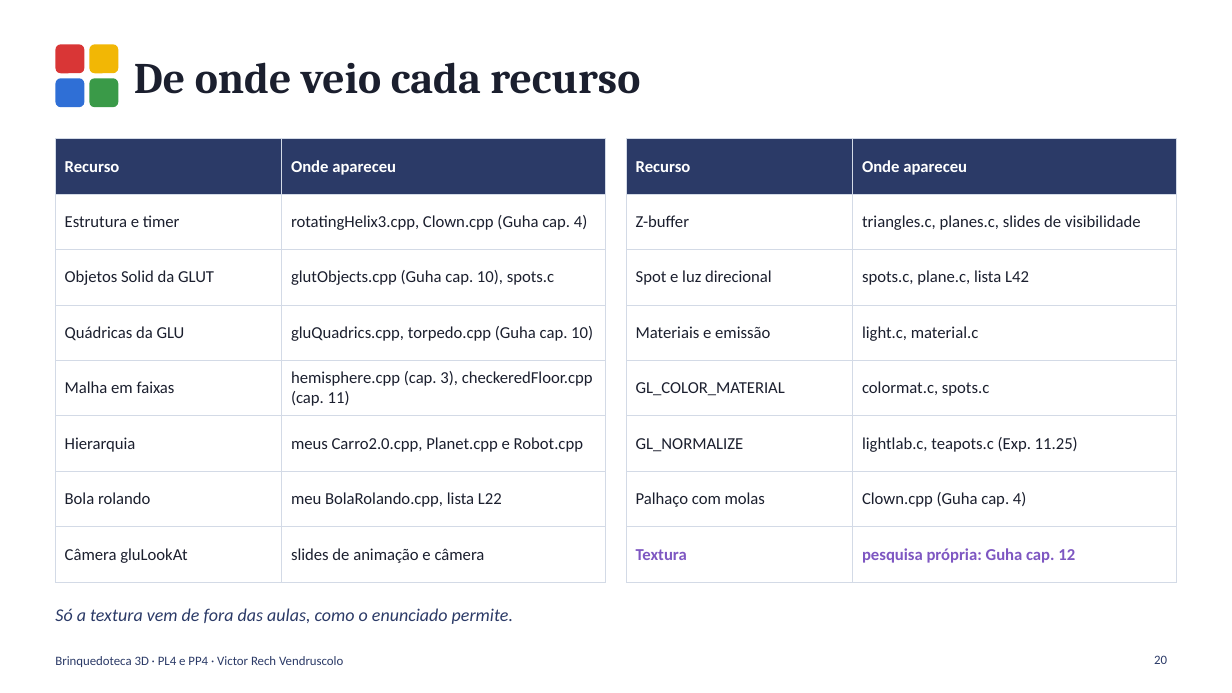
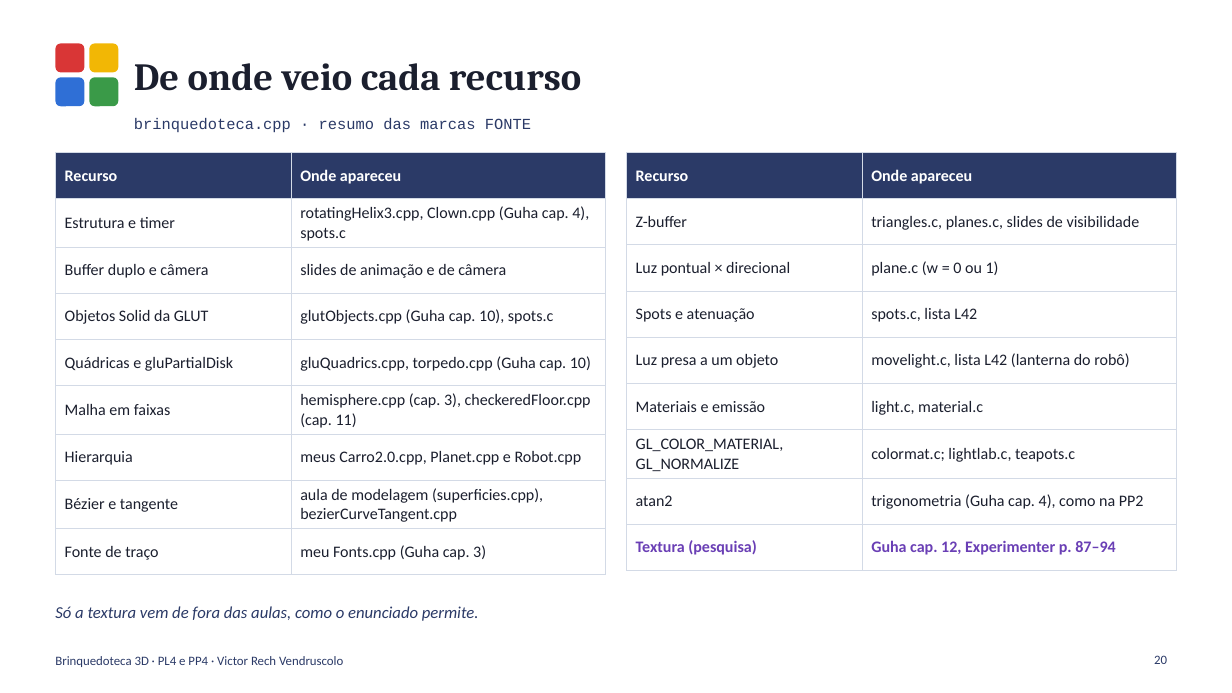
Before and after one commit to VictorVendruscolo/MyUniversity-sCodes, a slide deck: slide 20 of Computacao_Grafica/Trabalho2_CG/PL4_PP4_Victor_Rech_Vendruscolo.pptx. Drawn at 1232x693 pixels with LibreOffice and Linux fonts; fonts in the diff are those of the drawing. Boxes give left, top, right and bottom in pixels: in the first picture for what was removed or moved away, otherwise in the second. Text is boxed around its words. In the diff, an @@ line names an element or a change of style, - is before the commit and + after.

```diff
--- a/Computacao_Grafica/Trabalho2_CG/PL4_PP4_Victor_Rech_Vendruscolo.pptx
+++ b/Computacao_Grafica/Trabalho2_CG/PL4_PP4_Victor_Rech_Vendruscolo.pptx
@@ title "De onde veio cada recurso" at <box>134,63,581,91</box>: size 34 to 30 pt @@
@@ text added at <box>134,118,531,132</box>, 12 pt, text #2B3A67 @@
+brinquedoteca.cpp · resumo das marcas FONTE
@@ table at <box>55,152,605,564</box> @@
-row 2: Estrutura e timer | rotatingHelix3.cpp, Clown.cpp (Guha cap. 4)
+row 2: Estrutura e timer | rotatingHelix3.cpp, Clown.cpp (Guha cap. 4), spots.c
+row 3: Buffer duplo e câmera | slides de animação e de câmera
-row 5, column 1: Quádricas da GLU
+row 5, column 1: Quádricas e gluPartialDisk
-row 8, column 1: Bola rolando
+row 8, column 1: Bézier e tangente
-row 8, column 2: meu BolaRolando.cpp, lista L22
+row 8, column 2: aula de modelagem (superficies.cpp), bezierCurveTangent.cpp
-row 9, column 1: Câmera gluLookAt
+row 9, column 1: Fonte de traço
-row 9, column 2: slides de animação e câmera
+row 9, column 2: meu Fonts.cpp (Guha cap. 3)
@@ table: place and size @@
-table at <box>55,139,605,567</box>
+table at <box>55,152,605,564</box>
@@ table at <box>627,152,1177,559</box> @@
-row 3: Spot e luz direcional | spots.c, plane.c, lista L42
+row 3: Luz pontual × direcional | plane.c (w = 0 ou 1)
+row 4: Spots e atenuação | spots.c, lista L42
+row 5: Luz presa a um objeto | movelight.c, lista L42 (lanterna do robô)
-row 5: GL_COLOR_MATERIAL | colormat.c, spots.c
-row 6: GL_NORMALIZE | lightlab.c, teapots.c (Exp. 11.25)
-row 7: Palhaço com molas | Clown.cpp (Guha cap. 4)
-row 8: Textura | pesquisa própria: Guha cap. 12
+row 7: GL_COLOR_MATERIAL, GL_NORMALIZE | colormat.c; lightlab.c, teapots.c
+row 8: atan2 | trigonometria (Guha cap. 4), como na PP2
+row 9: Textura (pesquisa) | Guha cap. 12, Experimenter p. 87–94
@@ table: place and size @@
-table at <box>627,139,1177,567</box>
+table at <box>627,152,1177,559</box>
@@ text "Só a textura vem de ..." at <box>55,606,479,621</box>: size 14 to 13 pt @@
```
Also in this commit, not shown: 4 other slides changed, 16 slides added, 16 slides removed, 7 other files.
